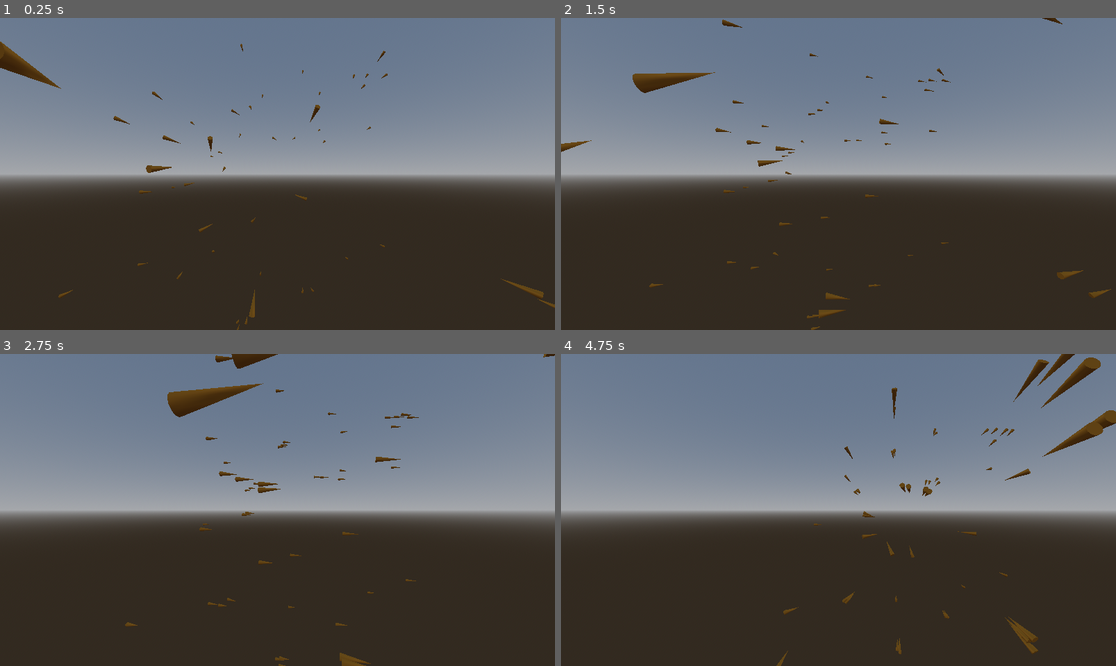
Above: before the commit, frames 1-4 (two rows, left to right).
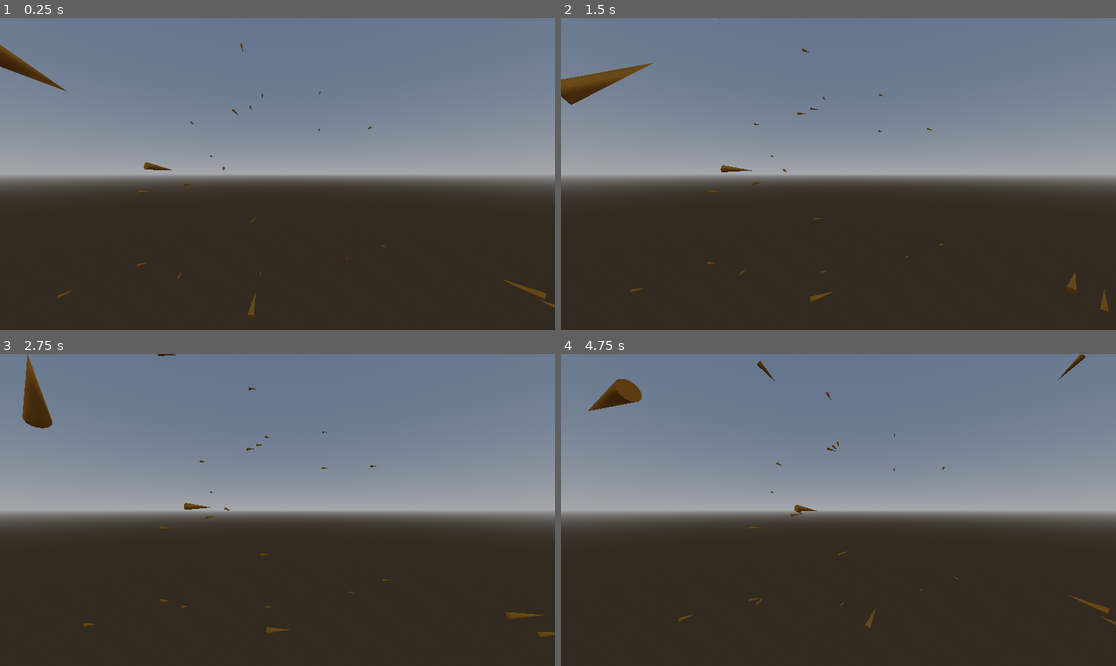
Above: after the commit, the same moments.

Repository: exocetfalling/ExoBoids
Game: Godot game, scene res://scenes/test_scene.tscn
Two runs of this game, one before a commit and one after it. Both use one fixed random seed, a clock stepped at 60 frames per second and the inputs below.
Inputs:
- Up to frame 1 (0.25 s): no input
- Up to frame 2 (1.5 s): hold Right (ui_right) 0.53-1.28 s; hold Down (ui_down) from 1.28 s (still down)
- Up to frame 3 (2.75 s): release Down (ui_down) at 2.03 s; hold Right (ui_right) from 2.03 s (still down)
- Up to frame 4 (4.75 s): release Right (ui_right) at 2.78 s; hold Up (ui_up) 2.78-3.53 s; hold Left (ui_left) from 3.53 s (still down)

The runs differ from the first frame. In frame 1, 0.4% of the frame differs, in the area x 0-100%, y 7-100%; in frame 2, 2.4%; in frame 3, 2.7%; in frame 4, 2.8%, in the area x 4-100%, y 0-100%.

Commit message:
Things???

Diff:
--- a/entities/boid/boid.gd
+++ b/entities/boid/boid.gd
@@ -1,10 +1,12 @@
 class_name Boid
 
-extends RigidBody3D
+extends CharacterBody3D
 
 # Declare member variables here. Examples:
 # var a = 2
 # var b = "text"
+var boid_index: int = 0
+
 var flock_mean_velocity: Vector3 = Vector3.ZERO
 var flock_mean_position: Vector3 = Vector3.ZERO
 
@@ -20,10 +22,10 @@
 
 var input_vector: Vector2 = Vector2.ZERO
 
-var boid_randomness_period: float = 5.0
+var boid_motion_period: float = 5.0
 var boid_speed_scalar: float = 2.0
 
-var elapsed_time: float = 0.0
+var elapsed_time_period: float = 0.0
 
 # Exports
 @export var COEFF_SEPARATION: float = -0.015
@@ -42,15 +44,13 @@
 # Called every frame. 'delta' is the elapsed time since the previous frame.
 #func _process(delta):
 #	pass
-
-
-func _physics_process(delta):
-	elapsed_time += delta
+func flock_logic(delta):
+	elapsed_time_period += delta
 
 	boid_separation_vector = Vector3.ZERO
 
 	for body in $SensedArea.get_overlapping_bodies():
-		flock_mean_velocity += body.linear_velocity
+		flock_mean_velocity += body.velocity
 		flock_mean_position += body.global_position
 
 		boid_separation_vector += \
@@ -76,12 +76,25 @@
 	# Make boids stay close to origin
 	boid_station_vector = COEFF_STATION * boid_speed_scalar * global_position
 
-	if elapsed_time > boid_randomness_period:
+	velocity = lerp(\
+		velocity, \
+		boid_separation_vector + \
+		boid_cohesion_vector + \
+		boid_alignment_vector + \
+		boid_target_vector + \
+		boid_random_vector + \
+		boid_station_vector, \
+		0.02)
+	look_at(global_position + velocity, Vector3.UP)
+
+	move_and_collide(velocity * delta)
+
+	if elapsed_time_period > boid_motion_period:
 		# Reset time
-		elapsed_time = 0
+		elapsed_time_period = 0
 
 		# Set new period
-		boid_randomness_period = randf_range(2, 5)
+		boid_motion_period = randf_range(2, 5)
 
 		# Set new speed
 		boid_speed_scalar = randf_range(2, 5)
@@ -96,15 +109,5 @@
 	# Debug
 #	$CSGCylinder.scale = flock_num_birds / 4 * Vector3.ONE
 
-
-func _integrate_forces(delta):
-	linear_velocity = lerp(\
-		linear_velocity, \
-		boid_separation_vector + \
-		boid_cohesion_vector + \
-		boid_alignment_vector + \
-		boid_target_vector + \
-		boid_random_vector + \
-		boid_station_vector, \
-		0.02)
-	look_at(global_position + linear_velocity, Vector3.UP)
+func _physics_process(delta):
+	pass
--- a/entities/boid/boid.tscn
+++ b/entities/boid/boid.tscn
@@ -14,9 +14,7 @@
 [sub_resource type="SphereShape3D" id="2"]
 radius = 8.0
 
-[node name="Boid" type="RigidBody3D"]
-gravity_scale = 0.0
-can_sleep = false
+[node name="Boid" type="CharacterBody3D"]
 script = ExtResource("1")
 
 [node name="CollisionShape3D" type="CollisionShape3D" parent="."]
--- a/scenes/test_scene.tscn
+++ b/scenes/test_scene.tscn
@@ -5,7 +5,6 @@
 
 [node name="TestScene" type="Node3D"]
 script = ExtResource("2")
-num_boids_total = 64
 
 [node name="Camera3D" type="Camera3D" parent="."]
 transform = Transform3D(1, 0, 0, 0, 1, 0, 0, 0, 1, 0, 2, 30)
--- a/scripts/test_scene.gd
+++ b/scripts/test_scene.gd
@@ -4,15 +4,22 @@
 # Declare member variables here. Examples:
 # var a = 2
 # var b = "text"
+
 @export var num_boids_total:int = 32
 var boid = preload("res://entities/boid/boid.tscn")
+var elapsed_time_total: float = 0
 
+var boid_batch_num: int = 1
+var boid_batch_size: int = 16
 
+var boid_batch_index_min: int = 0
+var boid_batch_index_max: int = 15
 
 # Called when the node enters the scene tree for the first time.
 func _ready():
 	for i in num_boids_total:
 		var instance = boid.instantiate()
+		instance.boid_index = i
 		add_child(instance)
 
 		# Random position
@@ -21,11 +28,25 @@
 		instance.global_position.z = randf_range(-30, 30)
 
 		# Initial velocity/orientation towards origin
-		instance.linear_velocity = -global_position.normalized()
+		instance.velocity = -global_position.normalized()
 		instance.look_at(Vector3.ZERO, Vector3.UP)
 
 
 # Called every frame. 'delta' is the elapsed time since the previous frame.
-func _process(delta):
-#	print(get_tree().get_nodes_in_group("boids"))
+func _physics_process(delta):
+	elapsed_time_total += delta
+
+	for child in get_children():
+		if child is Boid:
+			if child.boid_index > boid_batch_index_min and child.boid_index < boid_batch_index_max:
+				child.flock_logic(delta)
+
+	boid_batch_num += 1
+	boid_batch_index_min += boid_batch_size
+	boid_batch_index_max += boid_batch_size
+
+	if boid_batch_index_max > num_boids_total:
+		boid_batch_num = 0
+		boid_batch_index_min = 0
+		boid_batch_index_max = boid_batch_size - 1
 	pass
